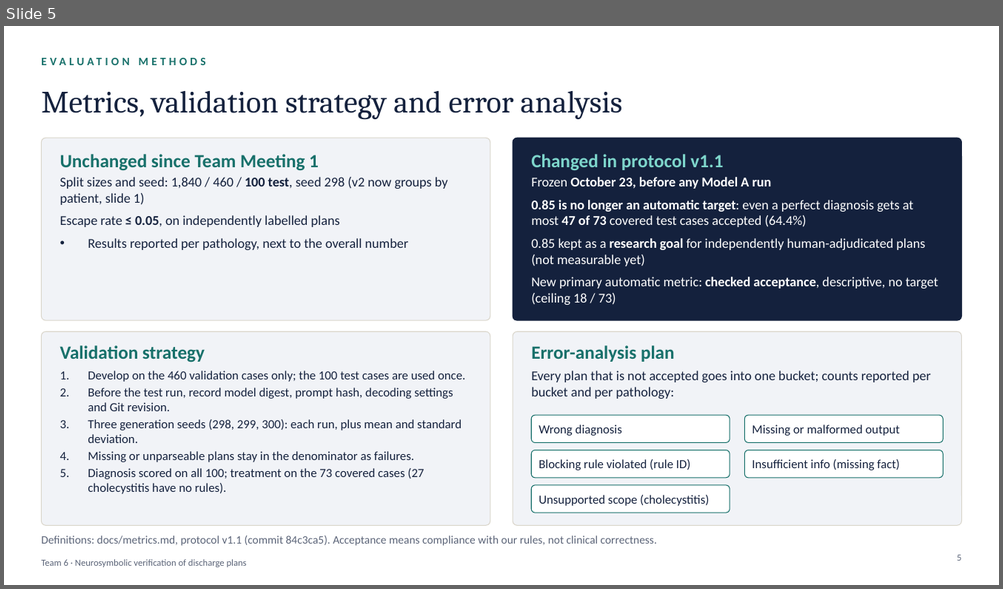
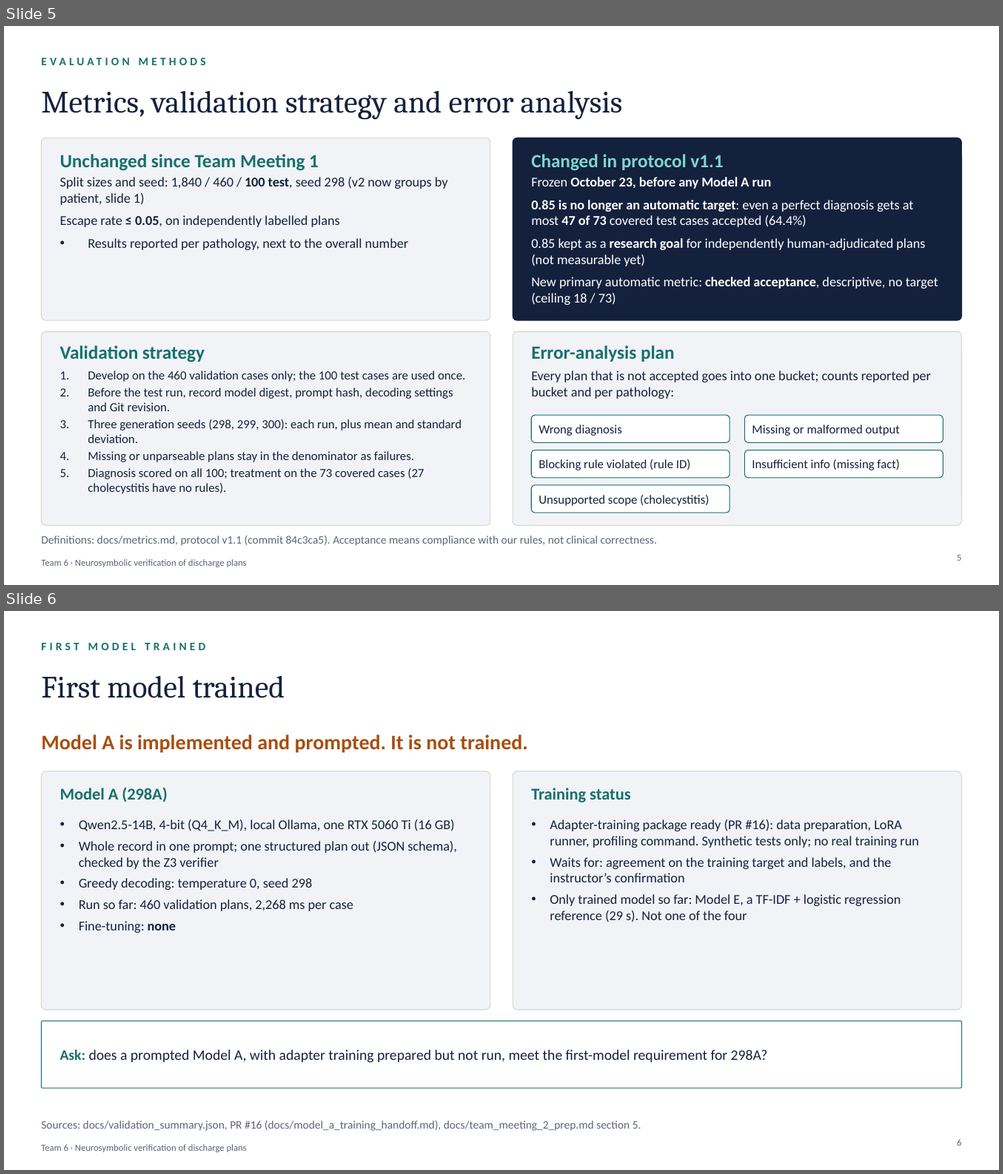
Before and after one commit to Akashkumarsenthil/Clinical-Discharge-Treatment-Plan-Verification, a slide deck: presentation/Team6_TM2_Professor_Deck.pptx. Shown one above the other, each under a label of ours: slide 5 before the commit, slides 5 and 6 after it. The pictures are 1003x589 and 1003x1174 pixels, drawn with LibreOffice and Linux fonts; fonts in the diff are those of the drawing. Boxes give left, top, right and bottom in pixels: in the first picture for what was removed or moved away, otherwise in the second. Text is boxed around its words. In the diff, an @@ line names an element or a change of style, - is before the commit and + after.

```diff
--- a/presentation/Team6_TM2_Professor_Deck.pptx
+++ b/presentation/Team6_TM2_Professor_Deck.pptx
@@ slide 6 added at [4, 611, 999, 1170], background #FFFFFF; not listed: 1 template element that a slide beside it also shows @@
@@ text added at [41, 643, 205, 650], 11 pt, text #17706A, bold @@
+FIRST MODEL TRAINED
@@ title added at [41, 676, 285, 698], 30 pt, text #14213D @@
+First model trained
@@ text added at [41, 735, 527, 753], 20 pt, text #A94E10, bold @@
+Model A is implemented and prompted. It is not trained.
@@ rounded rectangle added at [41, 772, 490, 1010], fill #F1F3F7, outline #DAD6CB 0.75 pt @@
@@ text added at [60, 787, 167, 802], 16 pt, text #17706A, bold @@
+Model A (298A)
@@ rounded rectangle added at [513, 772, 962, 1010], fill #F1F3F7, outline #DAD6CB 0.75 pt @@
@@ text added at [531, 788, 631, 803], 16 pt, text #17706A, bold @@
+Training status
@@ text added at [79, 820, 457, 933], 13 pt, text #14213D @@
+• Qwen2.5-14B, 4-bit (Q4_K_M), local Ollama, one RTX 5060 Ti (16 GB)
+• Whole record in one prompt; one structured plan out (JSON schema), checked by the Z3 verifier
+• Greedy decoding: temperature 0, seed 298
+• Run so far: 460 validation plans, 2,268 ms per case
+• Fine-tuning: none
@@ text added at [549, 820, 918, 923], 13 pt, text #14213D @@
+• Adapter-training package ready (PR #16): data preparation, LoRA runner, profiling command. Synthetic tests only; no real training run
+• Waits for: agreement on the training target and labels, and the instructor’s confirmation
+• Only trained model so far: Model E, a TF-IDF + logistic regression reference (29 s). Not one of the four
@@ rounded rectangle added at [41, 1022, 962, 1088], fill #FFFFFF, outline #17706A 0.75 pt @@
@@ text added at [60, 1050, 768, 1063], 14 pt, text #14213D @@
+Ask: does a prompted Model A, with adapter training prepared but not run, meet the first-model requirement for 298A?
@@ text added at [41, 1121, 641, 1131], 11 pt, text #5B6478 @@
+Sources: docs/validation_summary.json, PR #16 (docs/model_a_training_handoff.md), docs/team_meeting_2_prep.md section 5.
@@ page number added at [956, 1139, 961, 1146], 9 pt, text #5B6478 @@
+6
```
Also in this commit, not shown: 2 other slides added, 3 slides removed, 10 other files.
